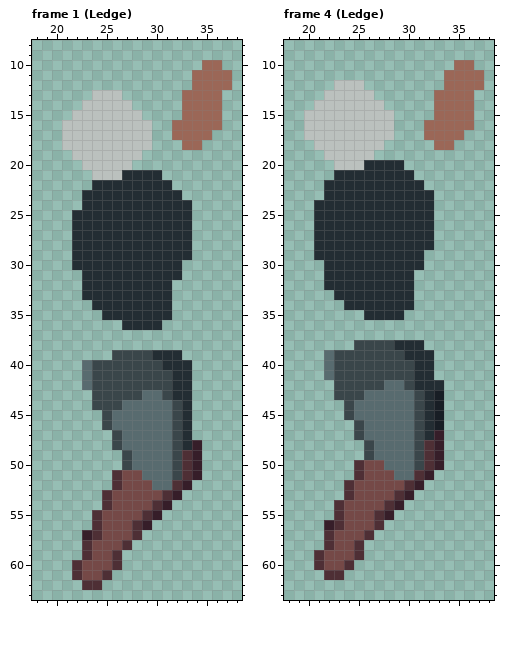
A pixel-art file gets an edit: Personal_Roberto/ASEPRITE/1. Liora/Liora_Ledge.aseprite. The picture above is the old version.
64x64 pixels, 6 frames. Shown: frame 1 (Ledge): x 18..38, y 8..63; frame 4 (Ledge): x 18..38, y 8..63. The commit also changed other frames, which this record leaves out.
The result:
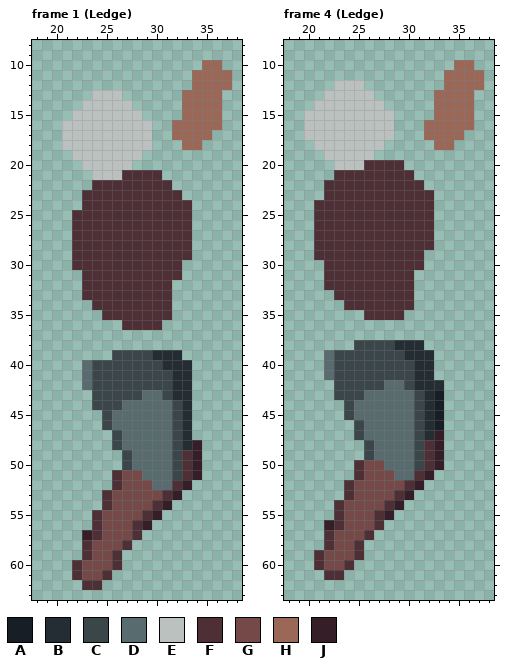
Palette (. is transparent): A #181e25  B #232d33  C #3a464a  D #586b6f  E #bbc1be  F #4e2f35  G #754947  H #9b6757  J #361e29
Difference:
Frame 1 (Ledge):
y 21: x 27..30 BBBB -> FFFF
y 22: x 24..31 BBBBBBBB -> FFFFFFFF
y 23: x 23..32 BBBBBBBBBB -> FFFFFFFFFF
y 24: x 23..33 BBBBBBBBBBB -> FFFFFFFFFFF
y 25..29: x 22..33 BBBBBBBBBBBB -> FFFFFFFFFFFF
y 30: x 22..32 BBBBBBBBBBB -> FFFFFFFFFFF
y 31: x 23..32 BBBBBBBBBB -> FFFFFFFFFF
y 32..33: x 23..31 BBBBBBBBB -> FFFFFFFFF
y 34: x 24..31 BBBBBBBB -> FFFFFFFF
y 35: x 25..31 BBBBBBB -> FFFFFFF
y 36: x 27..30 BBBB -> FFFF
Frame 4 (Ledge):
y 20: x 26..29 BBBB -> FFFF
y 21: x 23..30 BBBBBBBB -> FFFFFFFF
y 22: x 22..31 BBBBBBBBBB -> FFFFFFFFFF
y 23: x 22..32 BBBBBBBBBBB -> FFFFFFFFFFF
y 24..28: x 21..32 BBBBBBBBBBBB -> FFFFFFFFFFFF
y 29: x 21..31 BBBBBBBBBBB -> FFFFFFFFFFF
y 30: x 22..31 BBBBBBBBBB -> FFFFFFFFFF
y 31..32: x 22..30 BBBBBBBBB -> FFFFFFFFF
y 33: x 23..30 BBBBBBBB -> FFFFFFFF
y 34: x 24..30 BBBBBBB -> FFFFFFF
y 35: x 26..29 BBBB -> FFFF
Where, in picture pixels (left, top, right, bottom), the same in both pictures:
changed: (72, 170, 192, 330)
changed: (314, 160, 434, 320)
